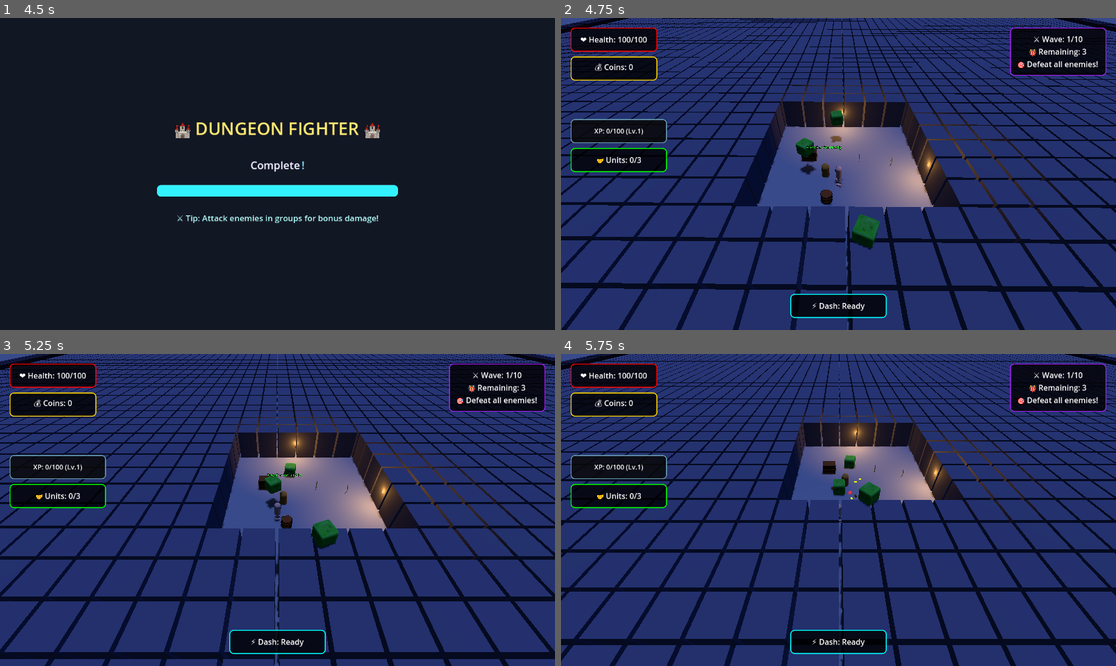
Above: before the commit, frames 1-4 (two rows, left to right).
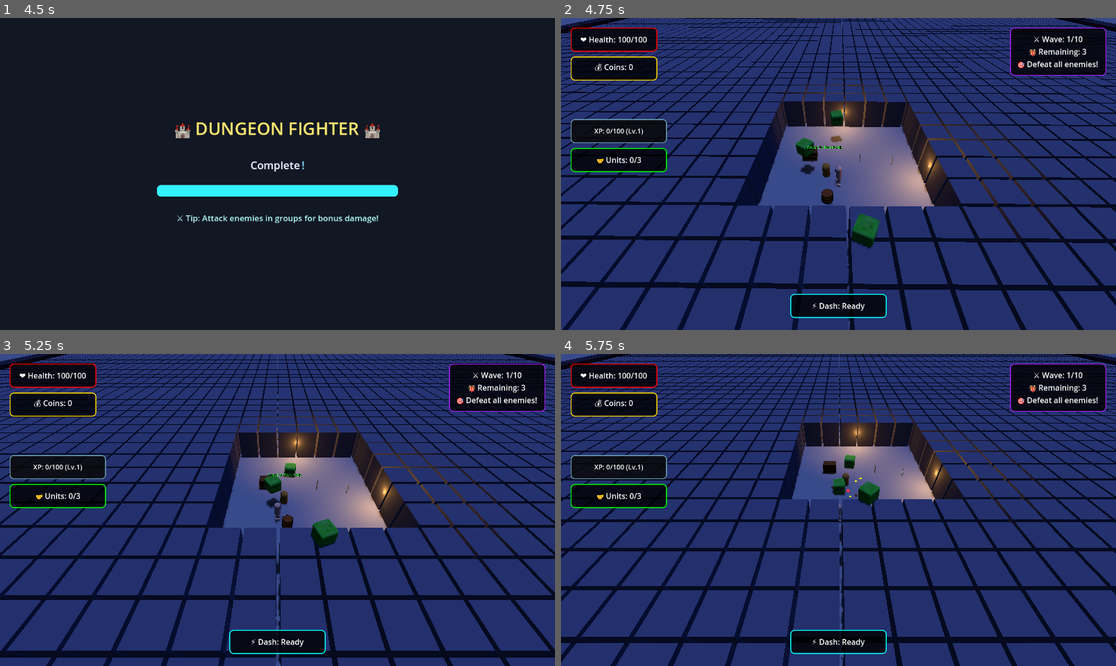
Above: after the commit, the same moments.

Repository: thaner66666666/game-1
Game: Godot game, scene res://Scenes/main.tscn
Two runs of this game, one before a commit and one after it. Both use one fixed random seed, a clock stepped at 60 frames per second and the inputs below.
Inputs (mouse positions are in pixels of both pictures, inside the frame that each line leads up to):
- Up to frame 1 (4.5 s): tap Enter at 0.5, 4.25 s; move the mouse to (399, 158) at 0.52 s; hold D (move_right) 0.53-1.28 s; click (399, 158) at 0.6 s; move the mouse to (166, 189) at 1.27 s; hold S (move_down) 1.28-2.03 s; tap Space (dash) at 1.35, 3.5, 4.35 s; move the mouse to (333, 105) at 2.02 s; hold D (move_right) 2.03-2.78 s; hold Q (drop_weapon) 2.03-2.78 s; move the mouse to (249, 236) at 2.77 s; hold W (move_up) 2.78-3.53 s; tap E (interaction) at 2.85 s; click (249, 236) at 2.92 s; move the mouse to (444, 220) at 3.52 s; hold A (move_left) from 3.53 s (still down); click (444, 220) at 3.6 s; move the mouse to (111, 127) at 4.27 s
- Up to frame 2 (4.75 s): keep holding A (move_left)
- Up to frame 3 (5.25 s): move the mouse to (305, 510) at 5.02 s; release A (move_left) at 5.03 s; hold S (move_down) from 5.03 s (still down); hold Q (drop_weapon) from 5.03 s (still down); click (305, 510) at 5.17 s
- Up to frame 4 (5.75 s): keep holding S (move_down); keep holding Q (drop_weapon)

Frame 1 is identical in both runs. In frame 2, 7.4% of the frame differs, in the area x 0-100%, y 0-100%; in frame 3, 8.2%; in frame 4, 8.7%.

Commit message:
Torch Debug

Diff:
--- a/dot gds/AllyCounterUI.gd
+++ b/dot gds/AllyCounterUI.gd
@@ -1,15 +1,15 @@
 extends Control
 
-var max_allies := 3
+var max_allies := 6
 var current_allies := 0
 
 func _ready():
-    update_counter()
+	update_counter()
 
 func update_counter():
-    $Label.text = str(current_allies, " / ", max_allies)
+	$Label.text = str(current_allies, " / ", max_allies)
 
 func set_allies_count(current, max_allies_param):
-    current_allies = current
-    max_allies = max_allies_param
-    update_counter()
+	current_allies = current
+	max_allies = max_allies_param
+	update_counter()
--- a/dot gds/recruiter_npc.gd
+++ b/dot gds/recruiter_npc.gd
@@ -3,7 +3,7 @@
 
 @export var ally_scene: PackedScene = preload("res://allies/ally.tscn")
 @export var recruitment_cost := 0  # Could add coin cost later
-@export var max_allies := 3
+@export var max_allies := 6
 
 var player_in_range := false
 var interaction_text: Label3D
--- a/dot gds/simple_room_generator.gd
+++ b/dot gds/simple_room_generator.gd
@@ -213,119 +213,7 @@
 		print("⚠️ Recruiter NPC scene not loaded, cannot spawn recruiter!")
 
 	# --- TORCH PLACEMENT LOGIC (FIXED) ---
-	# Place torches in the starting room
-	var torch_scene = load("res://Scenes/torch.tscn")
-	if torch_scene:
-		var num_torches = randi_range(2, 4)
-		var placed_torches = 0
-		var tries = 0
-		print("[TORCH DEBUG] Attempting to place %d torches in starting room" % num_torches)
-
-		while placed_torches < num_torches and tries < 30:
-			tries += 1
-
-			# Randomly pick a wall (0=left, 1=right, 2=top, 3=bottom)
-			var wall = randi() % 4
-			var t = randf_range(0.2, 0.8) # Avoid corners more
-			var pos = Vector2()
-			var wall_grid_pos = Vector2()
-
-			# Calculate position JUST OUTSIDE the room boundary (where walls actually are)
-			if wall == 0:
-				# Left wall: one tile to the left of room
-				pos = Vector2(starting_room.position.x - 1, lerp(starting_room.position.y, starting_room.position.y + starting_room.size.y - 1, t))
-				wall_grid_pos = Vector2(starting_room.position.x - 1, int(pos.y))
-			elif wall == 1:
-				# Right wall: one tile to the right of room
-				pos = Vector2(starting_room.position.x + starting_room.size.x, lerp(starting_room.position.y, starting_room.position.y + starting_room.size.y - 1, t))
-				wall_grid_pos = Vector2(starting_room.position.x + starting_room.size.x, int(pos.y))
-			elif wall == 2:
-				# Top wall: one tile above room
-				pos = Vector2(lerp(starting_room.position.x, starting_room.position.x + starting_room.size.x - 1, t), starting_room.position.y - 1)
-				wall_grid_pos = Vector2(int(pos.x), starting_room.position.y - 1)
-			else:
-				# Bottom wall: one tile below room
-				pos = Vector2(lerp(starting_room.position.x, starting_room.position.x + starting_room.size.x - 1, t), starting_room.position.y + starting_room.size.y)
-				wall_grid_pos = Vector2(int(pos.x), starting_room.position.y + starting_room.size.y)
-
-			# Check if wall position is valid and actually has a wall
-			var grid_x = int(wall_grid_pos.x)
-			var grid_y = int(wall_grid_pos.y)
-
-			if grid_x < 0 or grid_x >= map_size.x or grid_y < 0 or grid_y >= map_size.y:
-				print("[TORCH DEBUG] Rejected: Wall position outside map bounds")
-				continue
-
-			if terrain_grid[grid_x][grid_y] != TileType.WALL:
-				print("[TORCH DEBUG] Rejected: No wall at grid position (%d, %d)" % [grid_x, grid_y])
-				continue
-
-			# Convert to world position - place torch BETWEEN wall and room
-			var room_side_pos = Vector2()
-			if wall == 0:
-				room_side_pos = Vector2(starting_room.position.x, pos.y)
-			elif wall == 1:
-				room_side_pos = Vector2(starting_room.position.x + starting_room.size.x - 1, pos.y)
-			elif wall == 2:
-				room_side_pos = Vector2(pos.x, starting_room.position.y)
-			else:
-				room_side_pos = Vector2(pos.x, starting_room.position.y + starting_room.size.y - 1)
-
-			# Average between wall and room edge for torch placement
-			var torch_grid_pos = (wall_grid_pos + room_side_pos) * 0.5
-			var world_pos = Vector3(
-				(torch_grid_pos.x - map_size.x / 2) * 2.0,
-				1.5,
-				(torch_grid_pos.y - map_size.y / 2) * 2.0
-			)
-
-			# Check for collision with player spawn, chest, or other torches
-			var safe = true
-			var room_center_world = Vector3(
-				(starting_room.get_center().x - map_size.x / 2) * 2.0,
-				1.2,
-				(starting_room.get_center().y - map_size.y / 2) * 2.0
-			)
-
-			if world_pos.distance_to(room_center_world) < 3.0:
-				print("[TORCH DEBUG] Rejected: Too close to player spawn")
-				safe = false
-
-			# Check distance to other torches
-			for obj in generated_objects:
-				if obj is StaticBody3D and obj.name.begins_with("Torch"):
-					if obj.global_position.distance_to(world_pos) < 3.0:
-						print("[TORCH DEBUG] Rejected: Too close to another torch")
-						safe = false
-						break
-
-			if safe:
-				var torch = torch_scene.instantiate()
-				# Set torch rotation based on which wall it's attached to
-				match wall:
-					0:
-						# Left wall: rotate to face into room (90 degrees around Y)
-						torch.rotation_degrees = Vector3(0, 90, 0)
-					1:
-						# Right wall: rotate to face into room (-90 degrees around Y)
-						torch.rotation_degrees = Vector3(0, -90, 0)
-					2:
-						# Top wall: rotate to face into room (should be 0 degrees around Y)
-						torch.rotation_degrees = Vector3(0, 0, 0)
-					3:
-						# Bottom wall: rotate to face into room (180 degrees around Y)
-						torch.rotation_degrees = Vector3(0, 180, 0)
-				torch.name = "Torch_%d" % placed_torches
-				add_child(torch)
-				torch.global_position = world_pos
-				generated_objects.append(torch)
-				placed_torches += 1
-				print("[TORCH DEBUG] ✅ Placed torch at %s (wall=%d, grid=%s)" % [str(world_pos), wall, str(wall_grid_pos)])
-
-		if placed_torches == 0:
-			print("[TORCH DEBUG] ❌ No torches placed after %d tries!" % tries)
-		else:
-			print("[TORCH DEBUG] ✅ Successfully placed %d torches" % placed_torches)
+	_spawn_torches_in_room(starting_room)
 	# --- END TORCH PLACEMENT ---
 
 	print("🛡️ Starting room created with PROTECTED BOUNDARIES!")
@@ -676,9 +564,9 @@
 		# Tell the enemy spawner to use this new room for the next wave
 		if enemy_spawner and enemy_spawner.has_method("set_newest_spawning_room"):
 			enemy_spawner.set_newest_spawning_room(new_room)
-
 		_spawn_treasure_chest_random_in_room(new_room)
 		_spawn_destructible_objects_in_room(new_room)
+		_spawn_torches_in_room(new_room)
 		print("🛡️ New room generated and set as spawning area!")
 	else:
 		print("🛡️ Room generation failed - no valid position found")
@@ -714,8 +602,8 @@
 	return new_room
 
 func _remove_walls_by_grid_lookup():
-	"""Removes wall nodes from the scene if their grid position is now FLOOR or CORRIDOR (but never boundary walls)"""
-	var to_remove = []
+	# Build list of wall grid keys to remove
+	var to_remove_keys = []
 	for grid_key in wall_lookup.keys():
 		var wall = wall_lookup[grid_key]
 		if not is_instance_valid(wall):
@@ -728,12 +616,26 @@
 		if boundary_walls.has(grid_key):
 			continue  # Never remove boundary walls
 		if terrain_grid[x][y] != TileType.WALL:
-			to_remove.append(grid_key)
-	for grid_key in to_remove:
-		var wall = wall_lookup[grid_key]
-		if is_instance_valid(wall):
-			wall.queue_free()
-		wall_lookup.erase(grid_key)
+			to_remove_keys.append(grid_key)
+	# Remove the walls
+	for grid_key in to_remove_keys:
+		if wall_lookup.has(grid_key):
+			var wall = wall_lookup[grid_key]
+			if is_instance_valid(wall):
+				wall.queue_free()
+			wall_lookup.erase(grid_key)
+	# Remove torches attached to deleted walls (world proximity check)
+	for obj in generated_objects.duplicate():
+		if is_instance_valid(obj) and obj is StaticBody3D and obj.name.begins_with("Torch"):
+			for grid_key in to_remove_keys:
+				var parts = grid_key.split(',')
+				if parts.size() != 2:
+					continue
+				var wall_world_pos = Vector3((int(parts[0]) - map_size.x / 2) * 2.0, 0, (int(parts[1]) - map_size.y / 2) * 2.0)
+				if obj.global_position.distance_to(wall_world_pos) < 2.0:
+					obj.queue_free()
+					generated_objects.erase(obj)
+					break
 
 func _create_simple_corridor_protected(room_a: Rect2, room_b: Rect2):
 	"""Create corridor with boundary protection"""
@@ -928,3 +830,94 @@
 		int((world_pos.x / 2.0) + (map_size.x / 2)),
 		int((world_pos.z / 2.0) + (map_size.y / 2))
 	)
+
+func _spawn_torches_in_room(room: Rect2):
+	"""Spawns 2-4 torches around the given room's walls, using wall placement, rotation, and collision logic."""
+	var torch_scene = load("res://Scenes/torch.tscn")
+	if torch_scene:
+		var num_torches = randi_range(2, 4)
+		var placed_torches = 0
+		var tries = 0
+		print("[TORCH DEBUG] Attempting to place %d torches in room %s" % [num_torches, str(room)])
+		while placed_torches < num_torches and tries < 30:
+			tries += 1
+			# Randomly pick a wall (0=left, 1=right, 2=top, 3=bottom)
+			var wall = randi() % 4
+			var t = randf_range(0.2, 0.8) # Avoid corners more
+			var pos = Vector2()
+			var wall_grid_pos = Vector2()
+			if wall == 0:
+				pos = Vector2(room.position.x - 1, lerp(room.position.y, room.position.y + room.size.y - 1, t))
+				wall_grid_pos = Vector2(room.position.x - 1, int(pos.y))
+			elif wall == 1:
+				pos = Vector2(room.position.x + room.size.x, lerp(room.position.y, room.position.y + room.size.y - 1, t))
+				wall_grid_pos = Vector2(room.position.x + room.size.x, int(pos.y))
+			elif wall == 2:
+				pos = Vector2(lerp(room.position.x, room.position.x + room.size.x - 1, t), room.position.y - 1)
+				wall_grid_pos = Vector2(int(pos.x), room.position.y - 1)
+			else:
+				pos = Vector2(lerp(room.position.x, room.position.x + room.size.x - 1, t), room.position.y + room.size.y)
+				wall_grid_pos = Vector2(int(pos.x), room.position.y + room.size.y)
+
+			var grid_x = int(wall_grid_pos.x)
+			var grid_y = int(wall_grid_pos.y)
+			if grid_x < 0 or grid_x >= map_size.x or grid_y < 0 or grid_y >= map_size.y:
+				print("[TORCH DEBUG] Rejected: Wall position outside map bounds")
+				continue
+			if terrain_grid[grid_x][grid_y] != TileType.WALL:
+				print("[TORCH DEBUG] Rejected: No wall at grid position (%d, %d)" % [grid_x, grid_y])
+				continue
+			var room_side_pos = Vector2()
+			if wall == 0:
+				room_side_pos = Vector2(room.position.x, pos.y)
+			elif wall == 1:
+				room_side_pos = Vector2(room.position.x + room.size.x - 1, pos.y)
+			elif wall == 2:
+				room_side_pos = Vector2(pos.x, room.position.y)
+			else:
+				room_side_pos = Vector2(pos.x, room.position.y + room.size.y - 1)
+			var torch_grid_pos = (wall_grid_pos + room_side_pos) * 0.5
+			var world_pos = Vector3(
+				(torch_grid_pos.x - map_size.x / 2) * 2.0,
+				1.5,
+				(torch_grid_pos.y - map_size.y / 2) * 2.0
+			)
+			var safe = true
+			var room_center_world = Vector3(
+				(room.get_center().x - map_size.x / 2) * 2.0,
+				1.2,
+				(room.get_center().y - map_size.y / 2) * 2.0
+			)
+			if world_pos.distance_to(room_center_world) < 3.0:
+				print("[TORCH DEBUG] Rejected: Too close to player spawn")
+				safe = false
+			for obj in generated_objects:
+				if is_instance_valid(obj) and obj is StaticBody3D and obj.name.begins_with("Torch"):
+					if obj.global_position.distance_to(world_pos) < 3.0:
+						print("[TORCH DEBUG] Rejected: Too close to another torch")
+						safe = false
+						break
+			if safe:
+				var torch = torch_scene.instantiate()
+				match wall:
+					0:
+						torch.rotation_degrees = Vector3(0, 90, 0)
+					1:
+						torch.rotation_degrees = Vector3(0, -90, 0)
+					2:
+						torch.rotation_degrees = Vector3(0, 0, 0)
+					3:
+						torch.rotation_degrees = Vector3(0, 180, 0)
+				torch.name = "Torch_%d" % placed_torches
+				add_child(torch)
+				torch.global_position = world_pos
+				generated_objects.append(torch)
+				placed_torches += 1
+		if placed_torches == 0:
+			print("[TORCH DEBUG] ❌ No torches placed after %d tries!" % tries)
+		else:
+			print("[TORCH DEBUG] ✅ Successfully placed %d torches" % placed_torches)
+
+func _get_torch_grid_position(torch_world_pos: Vector3) -> Vector2:
+	# Converts a torch's world position back to grid coordinates
+	return Vector2(int((torch_world_pos.x / 2.0) + (map_size.x / 2)), int((torch_world_pos.z / 2.0) + (map_size.y / 2)))
